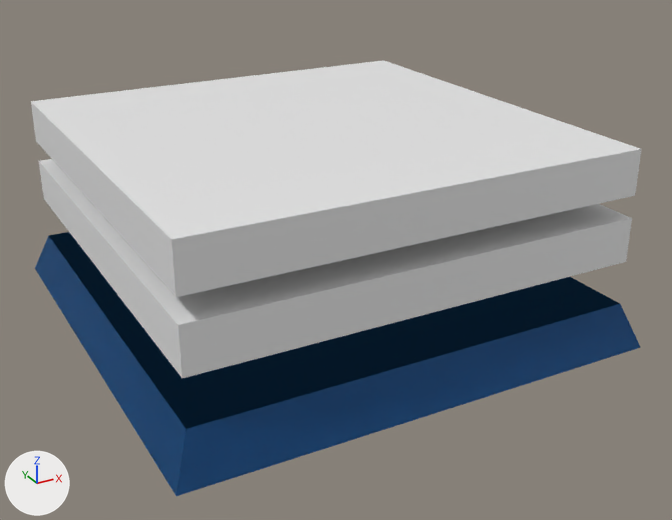
An edit to the glTF model glbfs/farside.gltf, drawn before and after from the same camera.
Rendered twice from a 50 mm camera at (-18.5, -36.0, 19.1) aimed at (0.3, -2.0, 2.0). The lights are fixed; the arrows at lower left show +X, +Y and +Z. Where no turn or scale is listed for an object, it has been applied to the vertices.
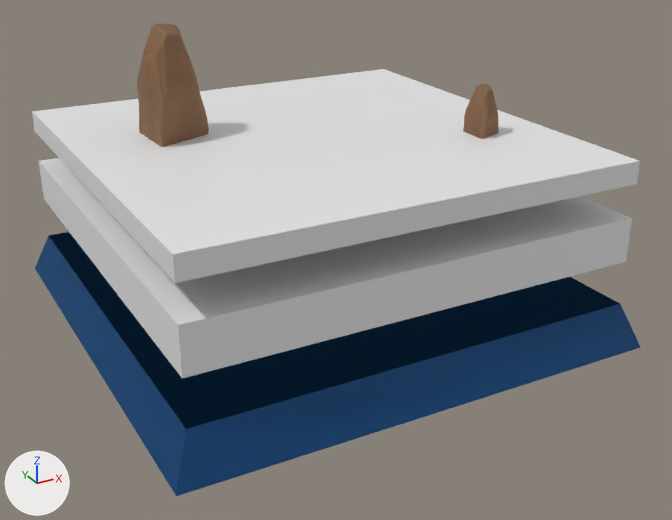
The change in detail:
Picture 'Rock_lod0_metallicRoughness' (img_rock_lod0_metallicroughness) is new.
Picture 'Rock_lod0_normal' (img_rock_lod0_normal) is new.
Picture 'Rock_lod0_baseColor' (img_rock_lod0_basecolor) is new.
Material 'Rock_lod0.001' (mat_rock_lod0_001) is new.
Uses the picture img_rock_lod0_basecolor.
Uses the picture img_rock_lod0_metallicroughness.
Uses the picture img_rock_lod0_normal.
Material 'Rock_lod0' (mat_rock_lod0) is new.
Uses the picture img_rock_lod0_basecolor.
Uses the picture img_rock_lod0_metallicroughness.
Uses the picture img_rock_lod0_normal.
Mesh me_defaultmaterial_001 is new.
It has 749 vertices, 1494 faces and spans x -1.39..1.45, y -1.57..1.36, z -0.73..4.44.
It uses material mat_rock_lod0_001.
Mesh me_defaultmaterial is new.
It has 749 vertices, 1494 faces and spans x -0.69..0.72, y -0.79..0.68, z -0.36..2.22.
It uses material mat_rock_lod0.
Object 'Cube.001' (ob_cube_001) is rescaled from (10.0, 10.0, 1.0) to (10.0, 10.0, 0.5).
Object 'defaultMaterial.001' (ob_defaultmaterial_001) is new; it shows me_defaultmaterial_001.
Its location is (-5.35, 2.7, 7.89).
Object 'defaultMaterial' (ob_defaultmaterial) is new; it shows me_defaultmaterial.
Its location is (6.86, -3.6, 7.46).

Location of each change, [x1, y1, x2, y2] in pixels of the pictures (672 x 520 px):
'Cube.001', rescaled (10% shorter)
    before: [31, 60, 641, 297]
    after: [32, 69, 640, 283]
'defaultMaterial.001', added
    after: [137, 23, 209, 147]
'defaultMaterial', added
    after: [463, 84, 499, 139]
